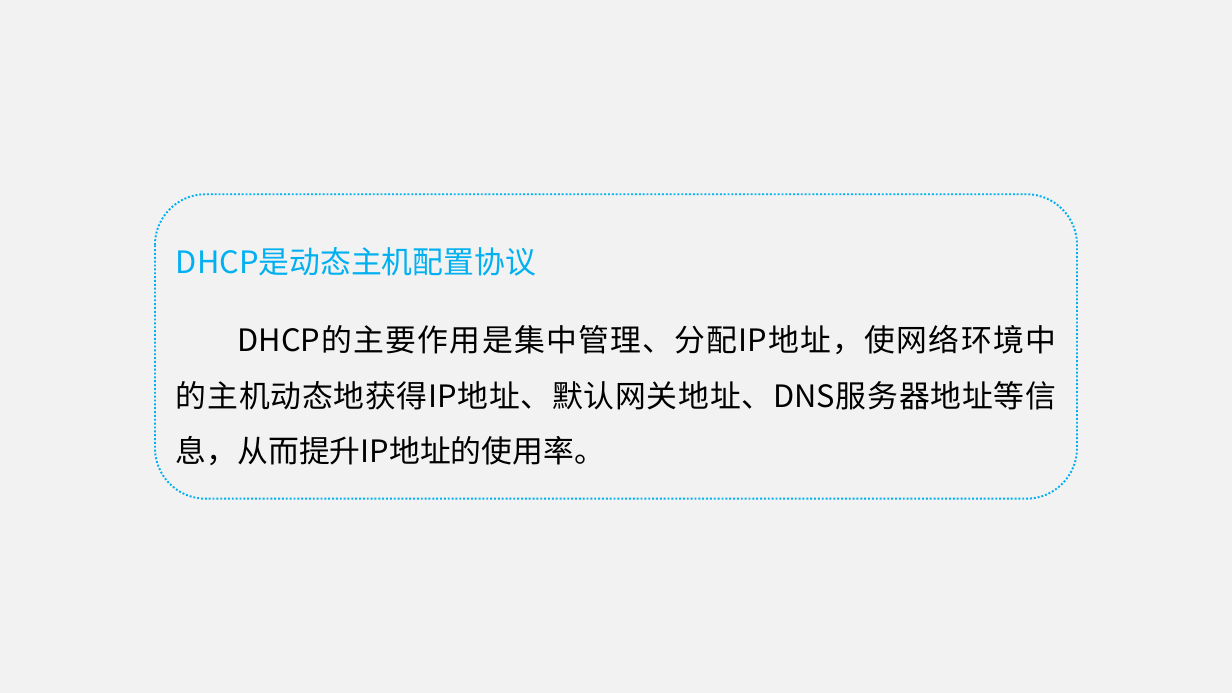
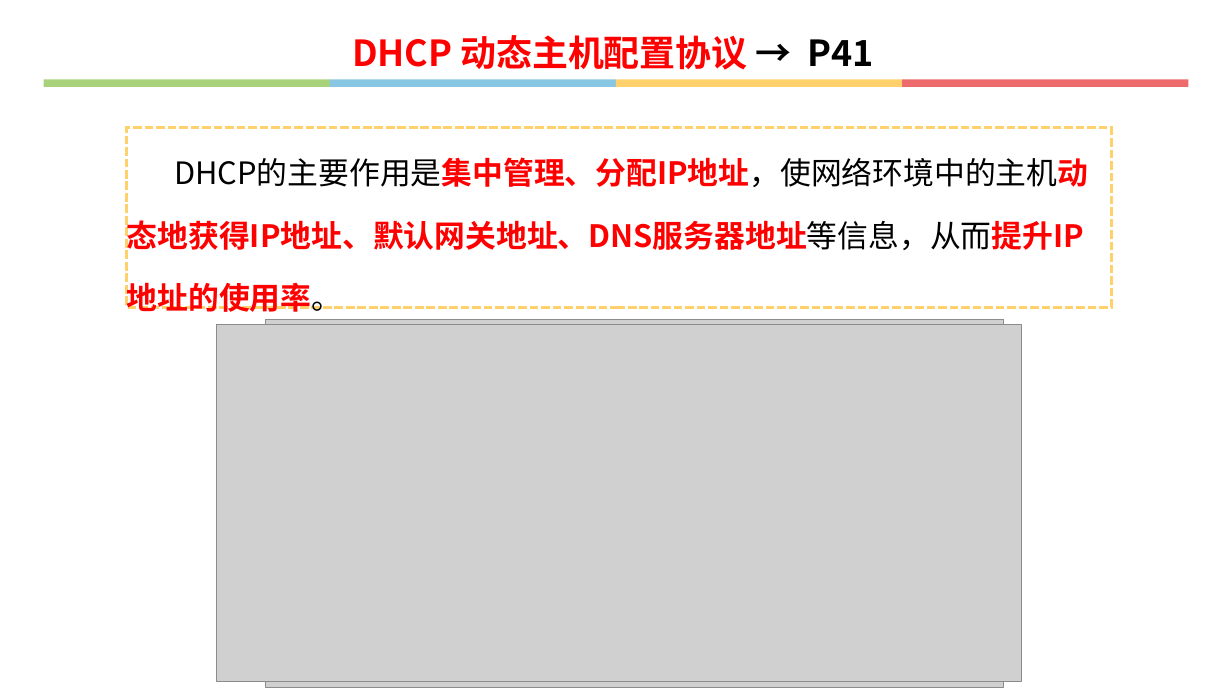
Before and after one commit to hongm32/2020design, a slide deck: slide 22 of 【第29课】无线局域网的组建/【第29课】无线局域网的组建.pptx (slide 17 before the commit). Drawn at 1232x693 pixels with LibreOffice and Linux fonts; fonts in the diff are those of the drawing; grey boxes stand for pictures. Boxes give left, top, right and bottom in pixels: in the first picture for what was removed or moved away, otherwise in the second. Text is boxed around its words. In the diff, an @@ line names an element or a change of style, - is before the commit and + after.

Commit message:
增加《【第30课】基于物联网的信息系统暨远程控制系统的组建》课件、知识梳理和在线测试题

```diff
--- a/【第29课】无线局域网的组建/【第29课】无线局域网的组建.pptx
+++ b/【第29课】无线局域网的组建/【第29课】无线局域网的组建.pptx
@@ background #F2F2F2 to #FFFFFF @@
@@ text added at (352,35,874,70), 28 pt, text #FF0000, bold @@
+DHCP 动态主机配置协议 → P41
@@ group added at (43,79,1189,87): 4 rectangles @@
@@ rectangle "DHCP的主要作用是集中管理、分配IP地址，使网络环境中的主机动态地获得IP地址、默认网关地址、DNS服务器地址等信息， ...": place and size @@
-rectangle "DHCP的主要作用是集中管理、分配IP地址，使网络环境中的主机动态地获得IP地址、默认网关地址、DNS服务器地址等信息， ..." at (155,194,1078,499)
+rectangle "DHCP的主要作用是集中管理、分配IP地址，使网络环境中的主机动态地获得IP地址、默认网关地址、DNS服务器地址等信息， ..." at (127,128,1111,308)
@@ rectangle "DHCP的主要作用是集中管理、分配IP地址，使网络环境中的主机动态地获得IP地址、默认网关地址、DNS服务器地址等信息， ..." at (127,128,1111,308): text colour #000000 to #FF0000, bold on in "DHCP的主要作用是集中管理、分配IP地址，使网络环境中的主机动态地获得IP地址、默认网关地址、DNS服务器地址等信息， ..."; alignment justified to left; indent changed; line spacing 1.5 to 1.7; vertical alignment middle to top; rounded rectangle to rectangle; outline #00B0F0 1.5 pt dashed to #FED16C 2.25 pt dashed @@
@@ text in rectangle at (176,247,536,276): paragraph removed @@
-DHCP是动态主机配置协议
@@ picture added at (216,324,1021,681) @@
@@ picture added at (266,319,1004,688) @@
```
Also in this commit, not shown: 2 other slides changed, 17 slides added, 15 slides removed, 10 other files.
